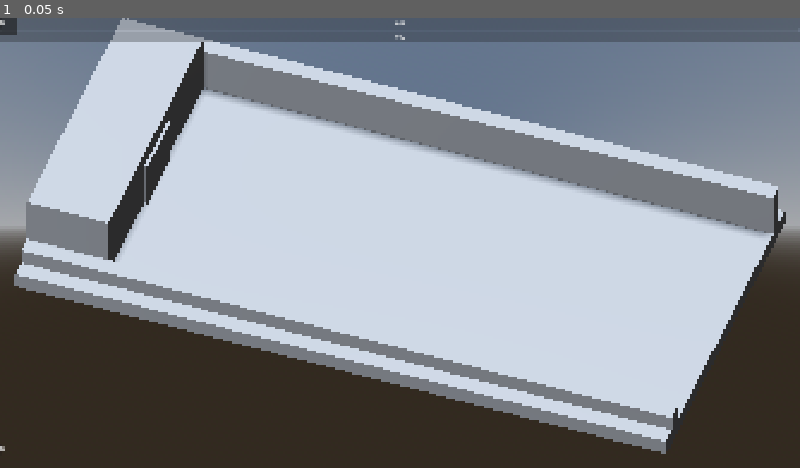
Above: before the commit, frame 1.
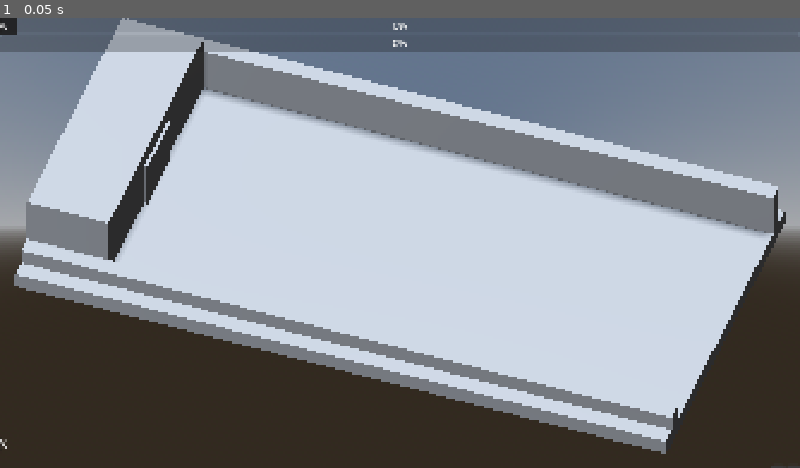
Above: after the commit, the same moment.

Repository: Rawisl/Godot_Roguelite3D_Gr8
Game: Godot game, scene res://main.tscn
Same seed, same stepped clock (60 frames per second), same inputs: the game is played once before the commit and once after it.
Inputs:
- Up to frame 1 (0.05 s): no input

The runs differ from the first frame. In frame 1, 2.3% of the frame differs, in the area x 0-100%, y 0-100%.

Commit message:
[chore]: apply main theme project-wide

Diff:
--- a/project.godot
+++ b/project.godot
@@ -37,6 +37,10 @@
 window/size/window_height_override=720
 window/stretch/mode="canvas_items"
 window/stretch/aspect="expand"
+
+[gui]
+
+theme/custom="uid://cprtjtrtp26"
 
 [importer_defaults]
 
